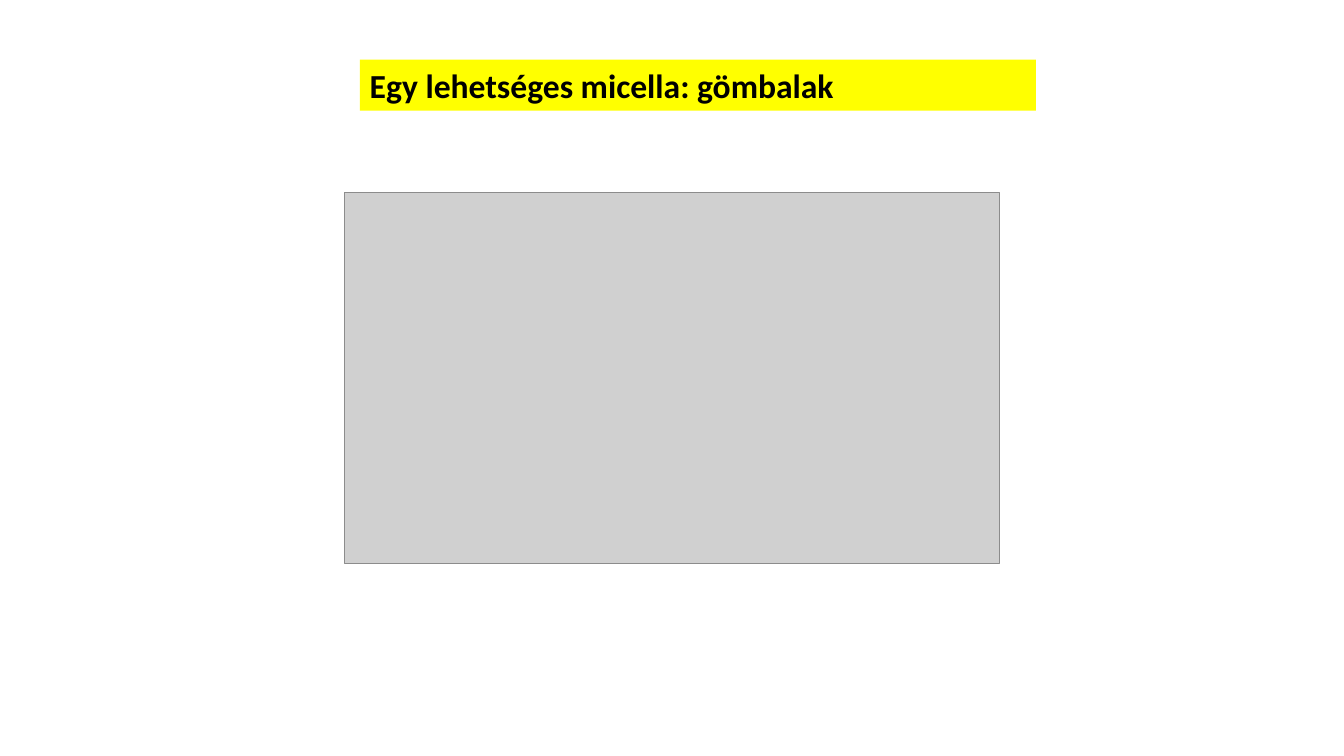
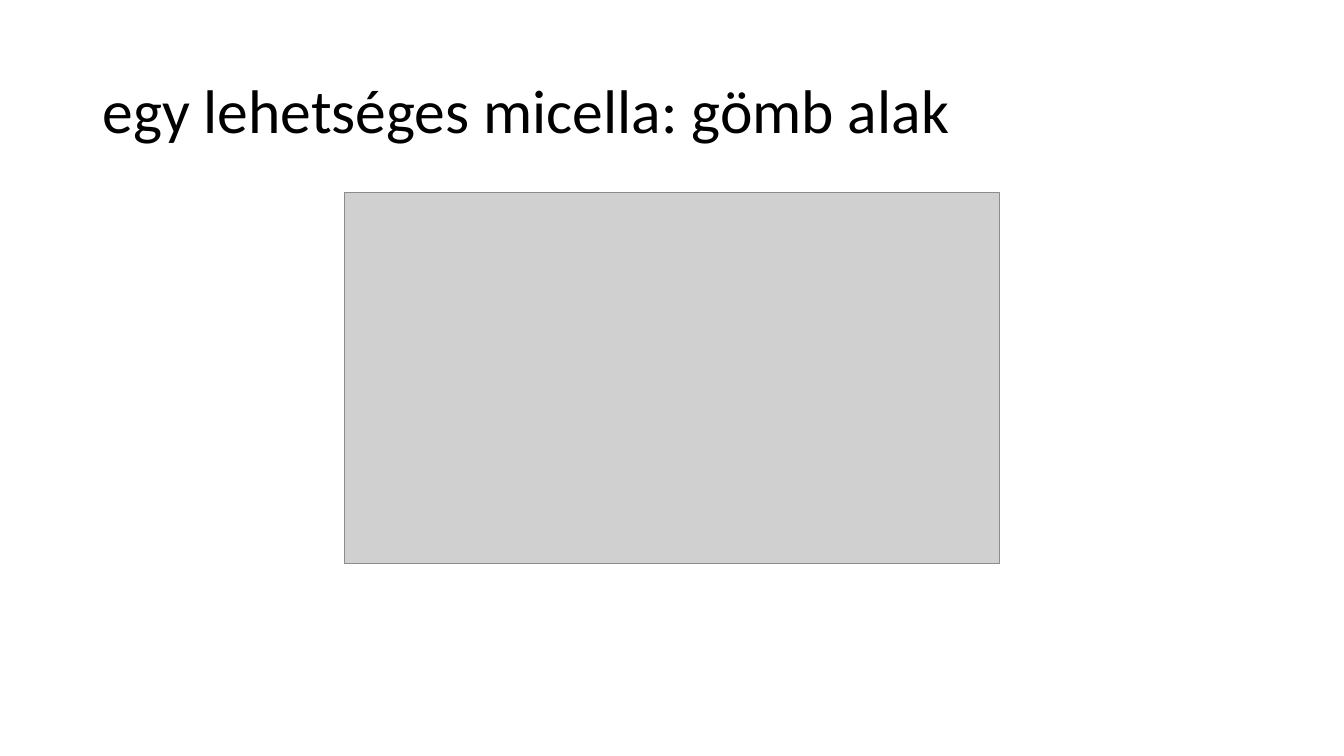
Before and after one commit to LilianaBohus/chemistry-presenations, a slide deck: slide 20 of formulations-and-surfactants.pptx (slide 19 before the commit). Drawn at 1344x756 pixels with LibreOffice and Linux fonts; fonts in the diff are those of the drawing; grey boxes stand for pictures. Boxes give left, top, right and bottom in pixels: in the first picture for what was removed or moved away, otherwise in the second. Text is boxed around its words. In the diff, an @@ line names an element or a change of style, - is before the commit and + after.

```diff
--- a/formulations-and-surfactants.pptx
+++ b/formulations-and-surfactants.pptx
@@ title "egy lehetséges micella: gömb alak": place and size @@
-title "egy lehetséges micella: gömb alak" at (360,59,1036,110)
+title "egy lehetséges micella: gömb alak" at (102,90,949,144)
@@ title "egy lehetséges micella: gömb alak" at (102,90,949,144): vertical alignment top to middle; fill #FFFF00 to none @@
@@ title at (102,90,949,144): text changed; size 24 to 44 pt; bold off @@
-Egy lehetséges micella: gömbalak
+egy lehetséges micella: gömb alak
```
Also in this commit, not shown: 9 other slides changed, 1 slide added.
